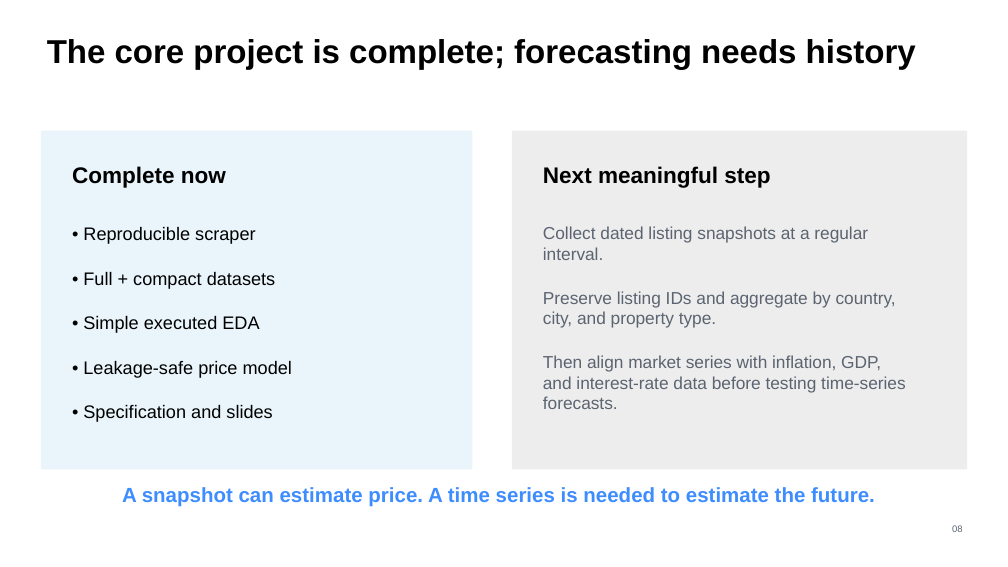
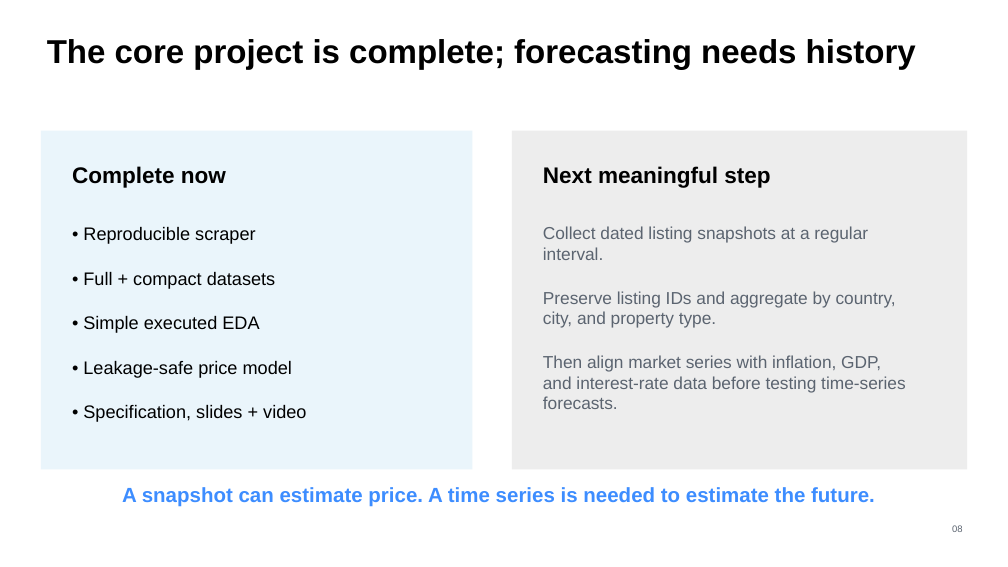
Before and after one commit to DanielLankry/Project-HIT---Real-Estate, a slide deck: slide 8 of docs/Final-Project-Presentation.pptx. Drawn at 1008x567 pixels with LibreOffice and Linux fonts; fonts in the diff are those of the drawing. Boxes give left, top, right and bottom in pixels: in the first picture for what was removed or moved away, otherwise in the second. Text is boxed around its words. In the diff, an @@ line names an element or a change of style, - is before the commit and + after.

```diff
--- a/docs/Final-Project-Presentation.pptx
+++ b/docs/Final-Project-Presentation.pptx
@@ text at bbox=[83, 405, 306, 422]: text changed @@
-• Specification and slides
+• Specification, slides + video
```
Also in this commit, not shown: 4 other slides changed, 14 other files.
